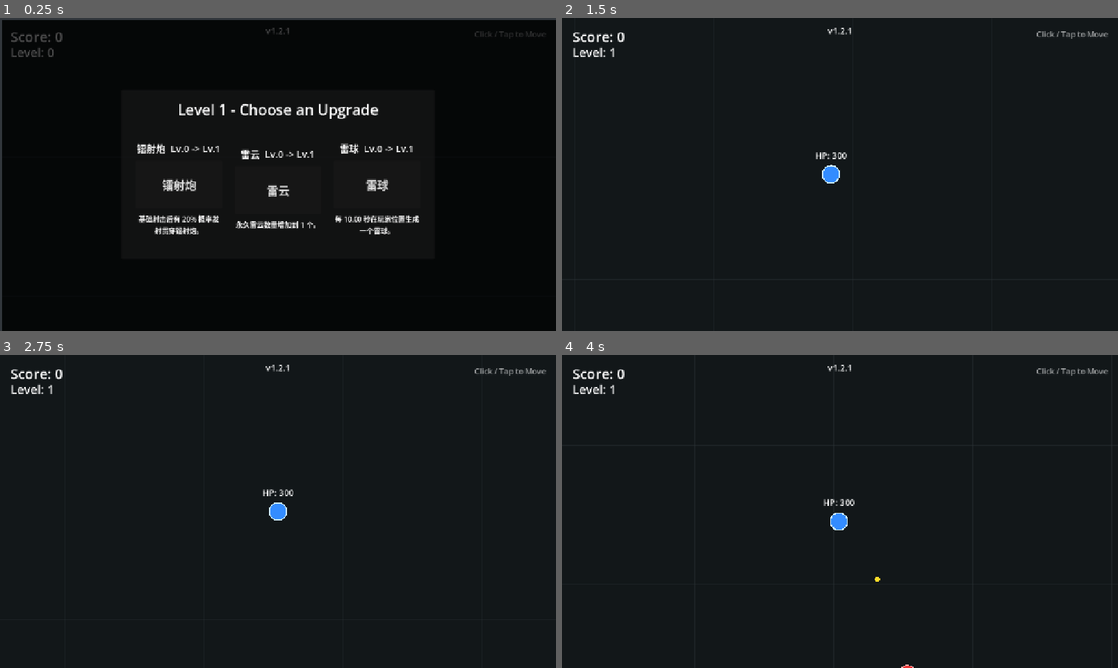
Above: before the commit, frames 1-4 (two rows, left to right).
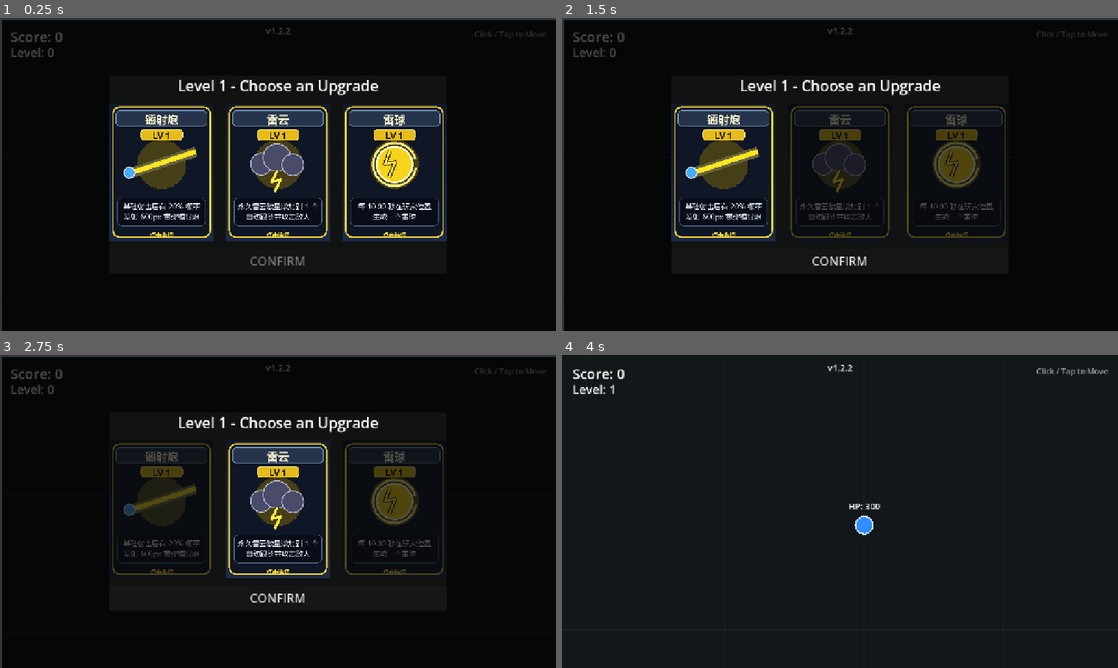
Above: after the commit, the same moments.

Repository: Tangoyzx/TraeRemoteGame
Game: Godot game, scene res://scenes/main.tscn
Two runs of this game, one before a commit and one after it. Both use one fixed random seed, a clock stepped at 60 frames per second and the inputs below.
Inputs (mouse positions are in pixels of both pictures, inside the frame that each line leads up to):
- Up to frame 1 (0.25 s): no input
- Up to frame 2 (1.5 s): click (739, 183) at 0.5 s, where only the run before the commit has a clickable "镭射炮"; click (723, 171) at 1.27 s
- Up to frame 3 (2.75 s): click (278, 508) at 2.02 s
- Up to frame 4 (4 s): click (956, 508) at 2.77 s; click (840, 599) at 3.5 s, where only the run after the commit has a clickable "CONFIRM"

The runs differ from the first frame. In frame 1, 15% of the frame differs, in the area x 19-81%, y 3-80%; in frame 2, 10%; in frame 3, 9.6%; in frame 4, 0.5%.

Commit message:
feat(upgrade-ui): add image cards and confirmation flow + bump v1.2.2

Diff:
--- a/scripts/main.gd
+++ b/scripts/main.gd
@@ -34,7 +34,7 @@
 }
 # 游戏版本号,显示在屏幕顶部居中。
 # 规则:合并到远端 main 前,若无特殊说明则末位自动 +1(如 1.0.0 → 1.0.1)。
-const GAME_VERSION := "v1.2.1"
+const GAME_VERSION := "v1.2.2"
 const BASIC_ENEMY_RADIUS := 18.0
 const BASIC_ENEMY_SPEED := 115.0
 const ENEMY_CONFIGS := {
@@ -165,6 +165,7 @@
 var level_up_overlay: ColorRect
 var level_up_title: Label
 var level_up_options_box: HBoxContainer
+var level_up_confirm_button: Button
 var score := 0
 var current_level := 0
 var is_game_over := false
@@ -182,6 +183,7 @@
 var _boss_health_name_label: Label
 var _boss_health_bar: ProgressBar
 var _upgrade_levels := {}
+var _pending_upgrade_id := ""
 
 
 func _ready() -> void:
@@ -428,6 +430,16 @@
 	level_up_options_box.add_theme_constant_override("separation", 28)
 	level_up_options_box.process_mode = Node.PROCESS_MODE_ALWAYS
 	content.add_child(level_up_options_box)
+
+	level_up_confirm_button = Button.new()
+	level_up_confirm_button.name = "ConfirmButton"
+	level_up_confirm_button.text = "CONFIRM"
+	level_up_confirm_button.custom_minimum_size = Vector2(240, 58)
+	level_up_confirm_button.add_theme_font_size_override("font_size", 28)
+	level_up_confirm_button.process_mode = Node.PROCESS_MODE_ALWAYS
+	level_up_confirm_button.disabled = true
+	level_up_confirm_button.pressed.connect(_confirm_upgrade)
+	content.add_child(level_up_confirm_button)
 
 
 # Boss 血条:屏幕顶部居中,显示当前存活 boss 的名字与血量。
@@ -733,7 +745,13 @@
 	if not UPGRADES_ENABLED or UPGRADE_OPTIONS.is_empty():
 		return
 	level_up_title.text = "Level %d - Choose an Upgrade" % level
+	_pending_upgrade_id = ""
+	if level_up_confirm_button != null:
+		level_up_confirm_button.disabled = true
 	for child in level_up_options_box.get_children():
+		# Remove immediately so back-to-back level-ups cannot leave old cards
+		# participating in layout or intercepting input until queue_free runs.
+		level_up_options_box.remove_child(child)
 		child.queue_free()
 	var candidates := _build_upgrade_pool()
 	candidates.shuffle()
@@ -762,68 +780,44 @@
 
 
 func _create_upgrade_card(option_id: String) -> Control:
-	var option: Dictionary = UPGRADE_OPTIONS[option_id]
 	var current_upgrade_level: int = int(_upgrade_levels.get(option_id, 0))
 	var next_upgrade_level := current_upgrade_level + 1
-	var card := VBoxContainer.new()
-	card.name = "Upgrade_%s" % option_id
-	card.custom_minimum_size = Vector2(200, 280)
-	card.alignment = BoxContainer.ALIGNMENT_CENTER
-	card.add_theme_constant_override("separation", 12)
-	card.process_mode = Node.PROCESS_MODE_ALWAYS
-
-	var title := Label.new()
-	title.text = "%s  Lv.%d -> Lv.%d" % [str(option["title"]), current_upgrade_level, next_upgrade_level]
-	title.horizontal_alignment = HORIZONTAL_ALIGNMENT_CENTER
-	title.autowrap_mode = TextServer.AUTOWRAP_WORD_SMART
-	title.add_theme_font_size_override("font_size", 22)
-	card.add_child(title)
-
-	var button := Button.new()
-	button.name = "SelectButton"
-	button.custom_minimum_size = Vector2(160, 110)
-	button.text = str(option["title"])
-	button.add_theme_font_size_override("font_size", 26)
+	var button := TextureButton.new()
+	button.name = "Upgrade_%s" % option_id
+	button.custom_minimum_size = Vector2(240, 315)
+	button.ignore_texture_size = true
+	button.stretch_mode = TextureButton.STRETCH_KEEP_ASPECT_CENTERED
+	button.texture_normal = load(_get_upgrade_card_image_path(option_id, next_upgrade_level))
 	button.process_mode = Node.PROCESS_MODE_ALWAYS
-	button.pressed.connect(_choose_upgrade.bind(option_id))
-	card.add_child(button)
-
-	var description := Label.new()
-	description.text = _get_upgrade_description(option_id, next_upgrade_level)
-	description.custom_minimum_size = Vector2(190, 0)
-	description.horizontal_alignment = HORIZONTAL_ALIGNMENT_CENTER
-	description.autowrap_mode = TextServer.AUTOWRAP_WORD_SMART
-	description.add_theme_font_size_override("font_size", 16)
-	card.add_child(description)
-	return card
-
-
-func _get_upgrade_description(option_id: String, level: int) -> String:
-	var chance := level * 20
-	match option_id:
-		"laser":
-			return "基础射击后有 %d%% 概率发射贯穿镭射炮。" % chance
-		"laser_width":
-			return "镭射炮宽度增加 10px，总宽度达到 %dpx。" % (10 + level * 10)
-		"laser_chain":
-			return "镭射炮有 %d%% 概率在 0.5 秒后继续连射。" % chance
-		"thunder_cloud":
-			return "永久雷云数量增加到 %d 个。" % level
-		"thunder_cloud_ball":
-			return "雷云攻击有 %d%% 概率在目标处生成雷球。" % chance
-		"thunder_cloud_haste":
-			var intervals := [0.0, 2.0 / 1.5, 1.0, 2.0 / 2.5]
-			return "雷云攻击间隔缩短为 %.2f 秒。" % float(intervals[level])
-		"thunder_ball":
-			return "每 %.2f 秒在玩家位置生成一个雷球。" % (10.0 / float(level))
-		"thunder_ball_laser":
-			return "雷球爆炸有 %d%% 概率发射镭射炮。" % chance
-		"thunder_ball_paralysis":
-			return "雷球爆炸有 %d%% 概率麻痹全部受击敌人 5 秒。" % chance
-	return ""
-
-
-func _choose_upgrade(option_id: String) -> void:
+	button.tooltip_text = ""
+	button.pressed.connect(_select_upgrade.bind(option_id))
+	return button
+
+
+func _get_upgrade_card_image_path(option_id: String, level: int) -> String:
+	return "res://assets/upgrades/electric/%s_lv%d.png" % [option_id, level]
+
+
+func _select_upgrade(option_id: String) -> void:
+	_pending_upgrade_id = option_id
+	if level_up_confirm_button != null:
+		level_up_confirm_button.disabled = false
+	for child in level_up_options_box.get_children():
+		if child is TextureButton:
+			child.modulate = Color.WHITE if child.name == "Upgrade_%s" % option_id else Color(0.42, 0.42, 0.42, 0.72)
+
+
+func _confirm_upgrade() -> void:
+	if _pending_upgrade_id.is_empty():
+		return
+	var option_id := _pending_upgrade_id
+	_pending_upgrade_id = ""
+	if level_up_confirm_button != null:
+		level_up_confirm_button.disabled = true
+	_apply_confirmed_upgrade(option_id)
+
+
+func _apply_confirmed_upgrade(option_id: String) -> void:
 	var next_upgrade_level: int = int(_upgrade_levels.get(option_id, 0)) + 1
 	_upgrade_levels[option_id] = mini(next_upgrade_level, MAX_UPGRADE_LEVEL)
 	if electric_skills != null:
@@ -839,6 +833,7 @@
 func _on_player_died() -> void:
 	is_game_over = true
 	is_level_up_open = false
+	_pending_upgrade_id = ""
 	# 清理进行中的 boss 过场
 	if _boss_intro != null:
 		_boss_intro.queue_free()
Binary file added: assets/upgrades/electric/laser_chain_lv1.png
Not shown, added: assets/upgrades/electric/laser_chain_lv1.png.import
Binary file added: assets/upgrades/electric/laser_chain_lv2.png
Not shown, added: assets/upgrades/electric/laser_chain_lv2.png.import
Binary file added: assets/upgrades/electric/laser_chain_lv3.png
Not shown, added: assets/upgrades/electric/laser_chain_lv3.png.import
Binary file added: assets/upgrades/electric/laser_lv1.png
Not shown, added: assets/upgrades/electric/laser_lv1.png.import
Binary file added: assets/upgrades/electric/laser_lv2.png
Not shown, added: assets/upgrades/electric/laser_lv2.png.import
Binary file added: assets/upgrades/electric/laser_lv3.png
Not shown, added: assets/upgrades/electric/laser_lv3.png.import
(and 42 more such lines)
